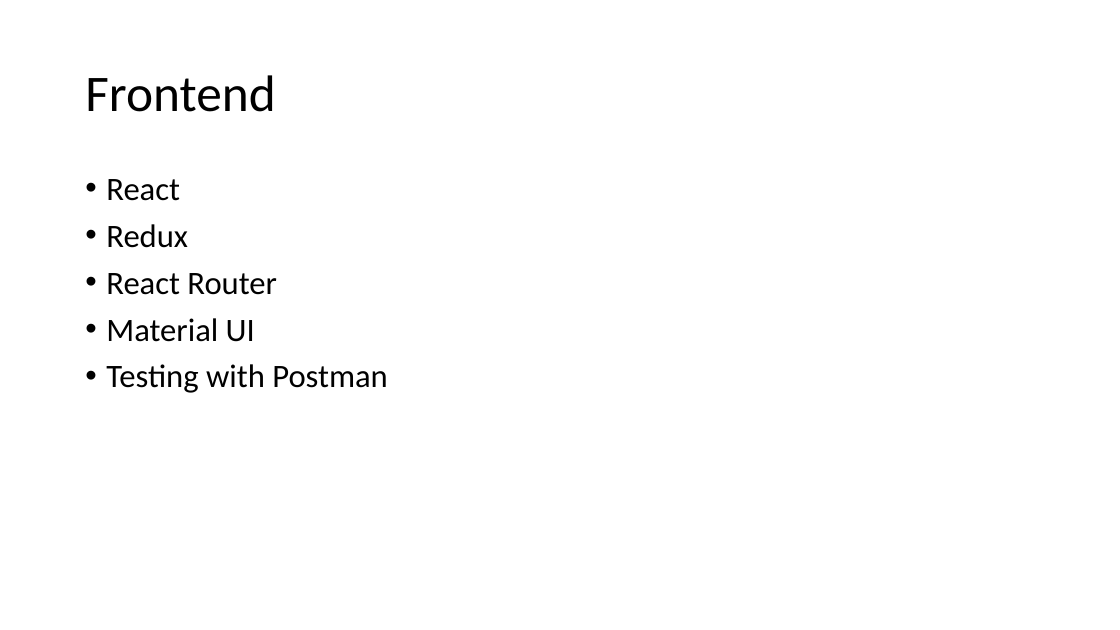
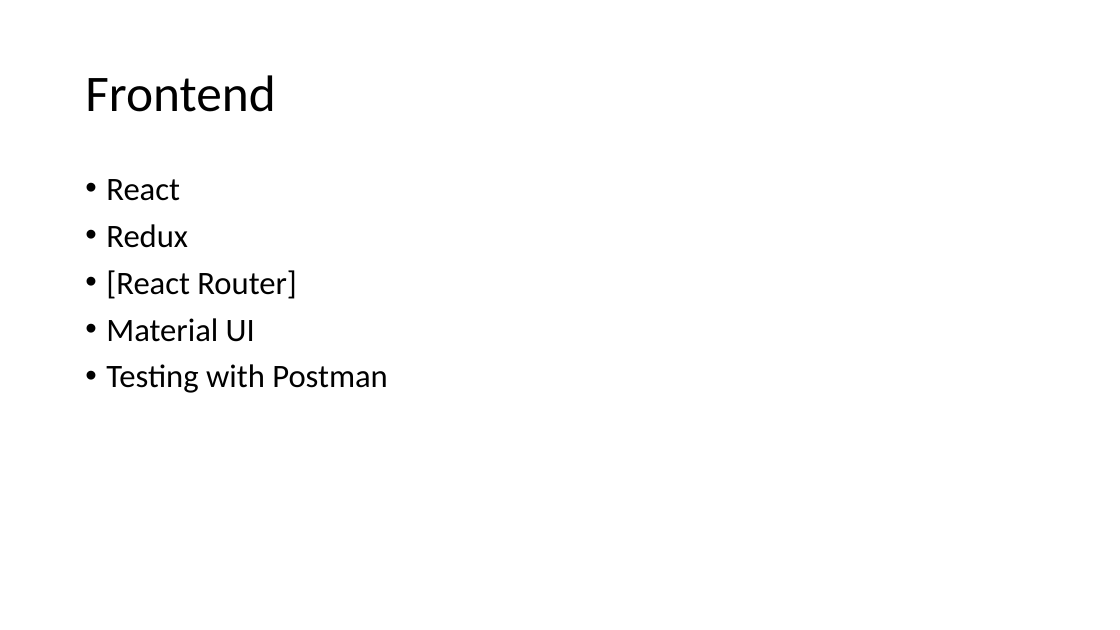
Before and after one commit to axelmotyka/node-react-workshop, a slide deck: slide 5 of Campusweek2.pptx. Drawn at 1120x630 pixels with LibreOffice and Linux fonts; fonts in the diff are those of the drawing. Boxes give left, top, right and bottom in pixels: in the first picture for what was removed or moved away, otherwise in the second. Text is boxed around its words. In the diff, an @@ line names an element or a change of style, - is before the commit and + after.

```diff
--- a/Campusweek2.pptx
+++ b/Campusweek2.pptx
@@ text at [106,270,297,299]: text changed @@
-• React Router
+• [React Router]
```
Also in this commit, not shown: 2 other slides changed.
